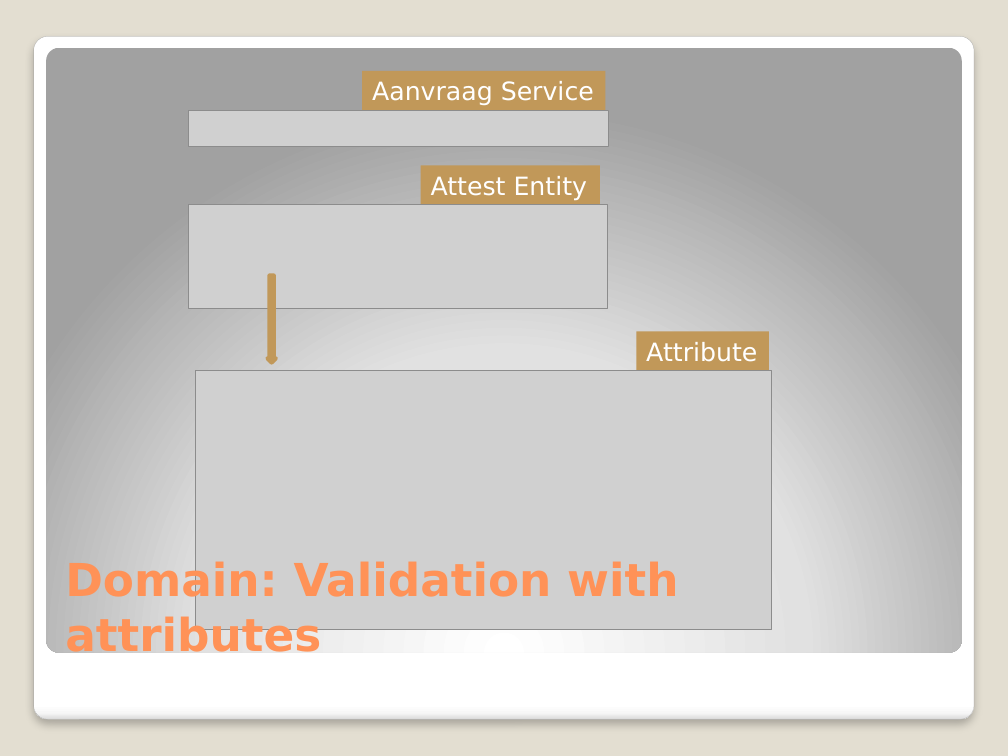
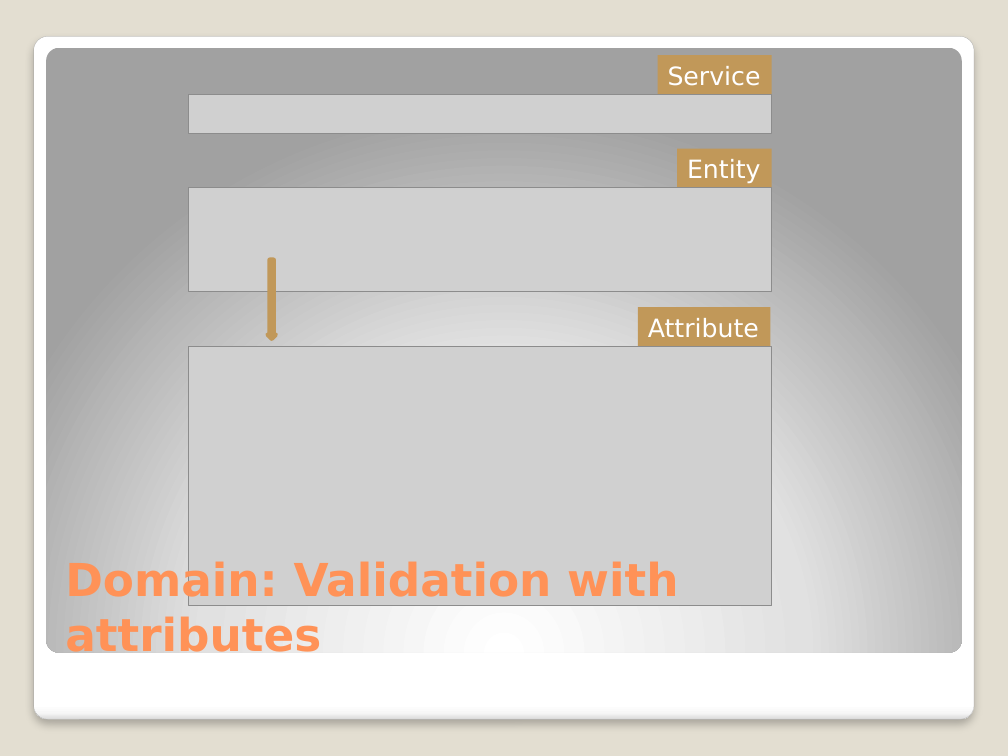
Before and after one commit to michelgrootjans/dkvlessonslearned, a slide deck: slide 17 of slides/Technical Session/Lessons learned.pptx. Drawn at 1008x756 pixels with LibreOffice and Linux fonts; fonts in the diff are those of the drawing; grey boxes stand for pictures. Boxes give left, top, right and bottom in pixels: in the first picture for what was removed or moved away, otherwise in the second. Text is boxed around its words. In the diff, an @@ line names an element or a change of style, - is before the commit and + after.

```diff
--- a/slides/Technical Session/Lessons learned.pptx
+++ b/slides/Technical Session/Lessons learned.pptx
@@ rectangle "Service": place and size @@
-rectangle "Service" at [362,71,605,111]
+rectangle "Service" at [657,55,771,96]
@@ text in rectangle at [668,66,761,86]: text changed @@
-Aanvraag Service
+Service
@@ picture: place and size @@
-picture at [188,110,609,146]
+picture at [188,95,771,134]
@@ rectangle "Entity": place and size @@
-rectangle "Entity" at [420,165,600,206]
+rectangle "Entity" at [677,148,772,188]
@@ text in rectangle at [687,159,761,184]: text changed @@
-Attest Entity
+Entity
@@ picture: place and size @@
-picture at [188,205,608,308]
+picture at [188,187,771,291]
@@ down arrow: place and size @@
-down arrow at [268,275,276,362]
+down arrow at [268,260,276,339]
@@ rectangle "Attribute": place and size @@
-rectangle "Attribute" at [636,332,769,372]
+rectangle "Attribute" at [638,307,771,348]
@@ picture: place and size @@
-picture at [196,371,772,630]
+picture at [188,347,771,606]
```
Also in this commit, not shown: 17 other slides changed.
